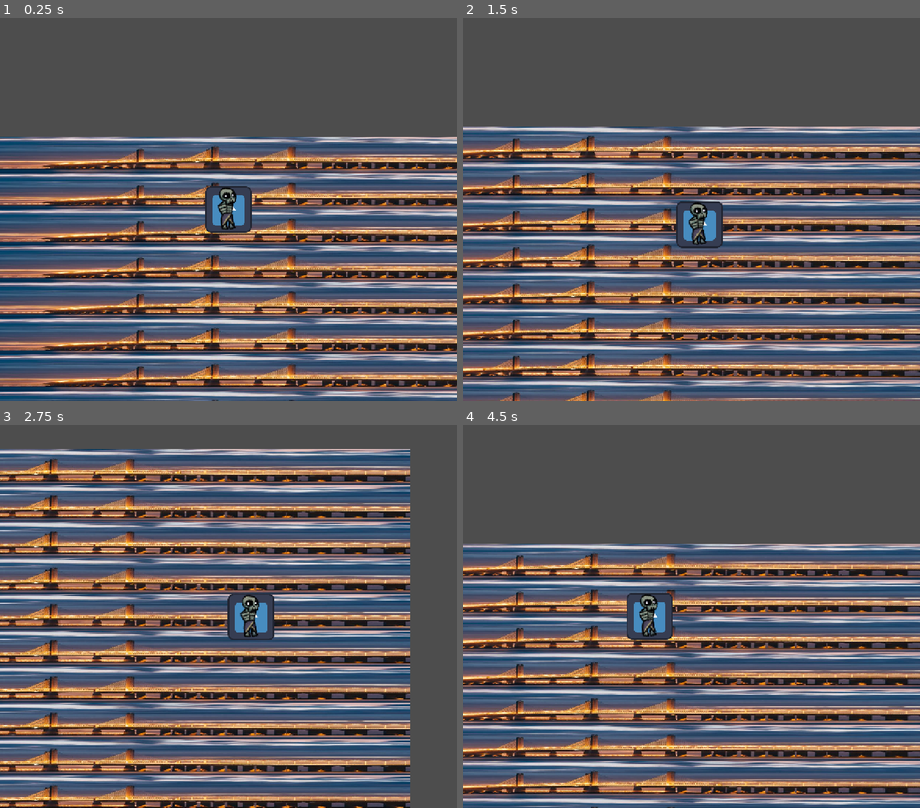
Above: before the commit, frames 1-4 (two rows, left to right).
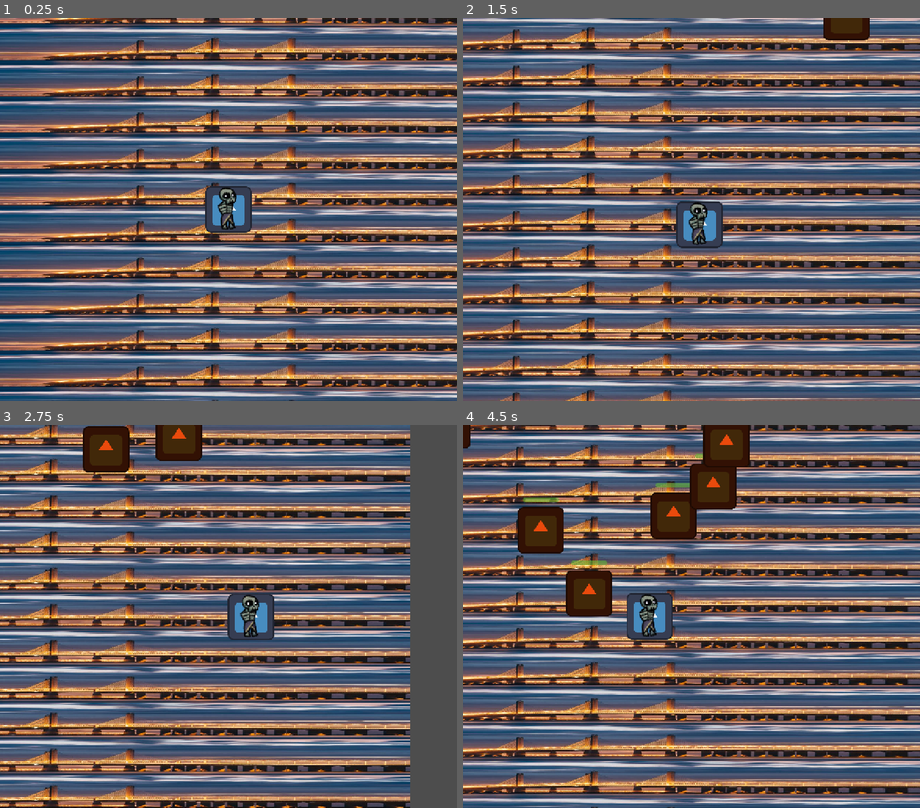
Above: after the commit, the same moments.

Repository: atlanticbomber/CranberryJam_Skeleton-fight
Game: Godot game, scene res://Scenes/world.tscn
Two runs of this game, one before a commit and one after it. Both use one fixed random seed, a clock stepped at 60 frames per second and the inputs below. The engine's default icon, where the game draws it, is replaced by a stand-in: a white triangle on a blue panel in a dark square.
Inputs (mouse positions are in pixels of both pictures, inside the frame that each line leads up to):
- Up to frame 1 (0.25 s): no input
- Up to frame 2 (1.5 s): tap Enter (ui_accept) at 0.5, 0.77 s; move the mouse to (792, 190) at 0.52 s; hold D (right) 0.53-1.28 s; click (792, 190) at 0.6 s; move the mouse to (600, 228) at 1.27 s; hold S (down) from 1.28 s (still down); tap 1 (Slot1) at 1.35 s
- Up to frame 3 (2.75 s): tap Enter (ui_accept) at 1.52 s; click (137, 635) at 1.55 s; move the mouse to (274, 532) at 2.02 s; release S (down) at 2.03 s; hold D (right) from 2.03 s (still down); tap 2 (Slot2) at 2.1 s; click (274, 532) at 2.3 s
- Up to frame 4 (4.5 s): move the mouse to (668, 693) at 2.77 s; release D (right) at 2.78 s; hold W (up) 2.78-3.53 s; tap 3 (Slot3) at 2.85 s; tap Enter (ui_accept) at 3.02, 3.77 s; click (668, 693) at 3.05 s; move the mouse to (828, 673) at 3.52 s; hold A (left) from 3.53 s (still down); click (828, 673) at 3.6 s; move the mouse to (554, 559) at 4.27 s; tap Space (roll) at 4.35 s

The runs differ from the first frame. In frame 1, 27% of the frame differs, in the area x 0-100%, y 0-32%; in frame 2, 25%; in frame 3, 6.0%; in frame 4, 30%, in the area x 0-100%, y 0-50%.

Commit message:
added enemy spawning

Diff:
--- a/the-legend-of-sir-skelebones/Scripts/collapsed_strip.gd
+++ b/the-legend-of-sir-skelebones/Scripts/collapsed_strip.gd
@@ -7,6 +7,8 @@
 func handle_player_entrance(body: Node2D):
 	if body is Player and collapsed:
 		call_deferred("load_menu")
+	elif body is Enemy and collapsed:
+		body.EnemyDamage(body.MaxEnemyHP)
 
 func load_menu():
 	get_tree().change_scene_to_file("res://Scenes/start_screen.tscn")
--- a/the-legend-of-sir-skelebones/Scripts/enemy.gd
+++ b/the-legend-of-sir-skelebones/Scripts/enemy.gd
@@ -1,3 +1,4 @@
+class_name Enemy
 extends CharacterBody2D
 
 @export var EN:EnemyResource = load("res://Resources/Enemy/BasicEnemy.tres")
@@ -20,7 +21,7 @@
 @onready var timerAttack: Timer = $AttackCooldown
 var attackWaitTime: float = EN.attackWaitTime
 var attackDelay: float = EN.attackDelay
-
+signal dying
 func _ready() -> void:
 	$ProgressBar.max_value = MaxEnemyHP
 	$ProgressBar.value = EnemyHP
@@ -49,6 +50,7 @@
 	#checks if getting knocked, death check, health change, knock back
 	if timerKnock.is_stopped():
 		if EnemyHP - value <= 0:
+			dying.emit()
 			self.queue_free()
 
 		EnemyHP -= value
--- a/the-legend-of-sir-skelebones/Scripts/tile_map_layer.gd
+++ b/the-legend-of-sir-skelebones/Scripts/tile_map_layer.gd
@@ -3,13 +3,9 @@
 var decay_current: int = decay_start
 var last_tiled_id: int = decay_start
 var TILE_HEIGHT = 100
-@onready var timer = Timer.new()
 signal game_over
-func _ready():
-	add_child(timer)
-	timer.timeout.connect(decay_next)
-	timer.wait_time = 3
-	timer.start()
+
+
 
 func add_tile():
 	last_tiled_id += 1
@@ -18,4 +14,3 @@
 func decay_next():
 	decay_current += 1
 	set_cell(Vector2i(-0,-decay_current),0,Vector2i.ZERO,2)
-	timer.wait_time = 1.5 + 0.95 * (timer.wait_time - 1.5)
--- a/the-legend-of-sir-skelebones/Scripts/world.gd
+++ b/the-legend-of-sir-skelebones/Scripts/world.gd
@@ -1,14 +1,43 @@
 extends Node2D
 var map
 @onready var character = $Skelebro
+var timer
+var spawn_loops = 0
+var farthest_tile = 0
 func _init():
 	var tile_map = preload("res://Scenes/tile_map_layer.tscn")
 	map = tile_map.instantiate()
 	add_child(map)
 	for i in range(-10,0):
 		map.add_tile()
+	timer = Timer.new()
+	timer.timeout.connect(decay_map)
+	add_child(timer)
+	timer.autostart = true
 
 func _process(delta: float) -> void:
-	var farthest_tile = character.global_position.y/100
-	if -farthest_tile > map.last_tiled_id-2:
+	farthest_tile = min(character.global_position.y/100,farthest_tile)
+	if -farthest_tile > map.last_tiled_id-7:
 		map.add_tile()
+	spawn_enemies(-farthest_tile)
+
+func decay_map():
+	map.decay_next()
+	timer.wait_time = 1.5 + 0.95 * (timer.wait_time - 1.5)
+var enemy_template = preload("res://Scenes/enemy.tscn")
+var enemy_count = 0
+func spawn_enemies(distance):
+	var enemies_per_sec = 2 + 0.2 * distance
+	var random = randi_range(0,60)
+	if random < enemies_per_sec and enemy_count<51:
+		var enemy = enemy_template.instantiate()
+		enemy.EN = choose_random_enemy(distance)
+		var rand_x = randi_range(-900, 900)
+		var rand_y = (distance + 6) * 100 + randi_range(0,200)
+		enemy. global_position = Vector2(rand_x, -rand_y)
+		enemy_count += 1
+		enemy.dying.connect(func(): enemy_count -= 1)
+		add_child(enemy)
+
+func choose_random_enemy(distance)-> EnemyResource:
+	return preload("res://Resources/Enemy/BasicEnemy.tres")
